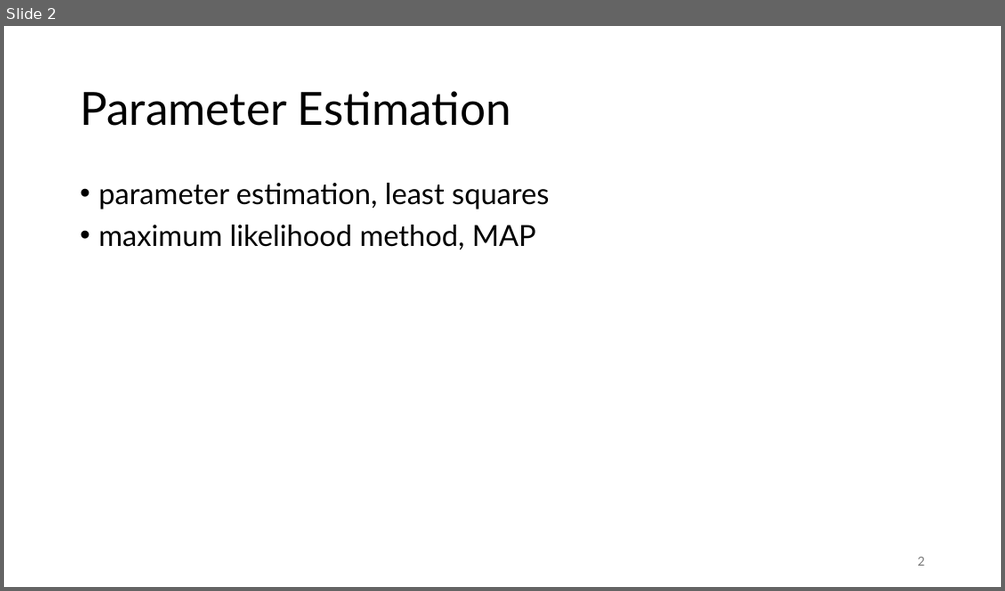
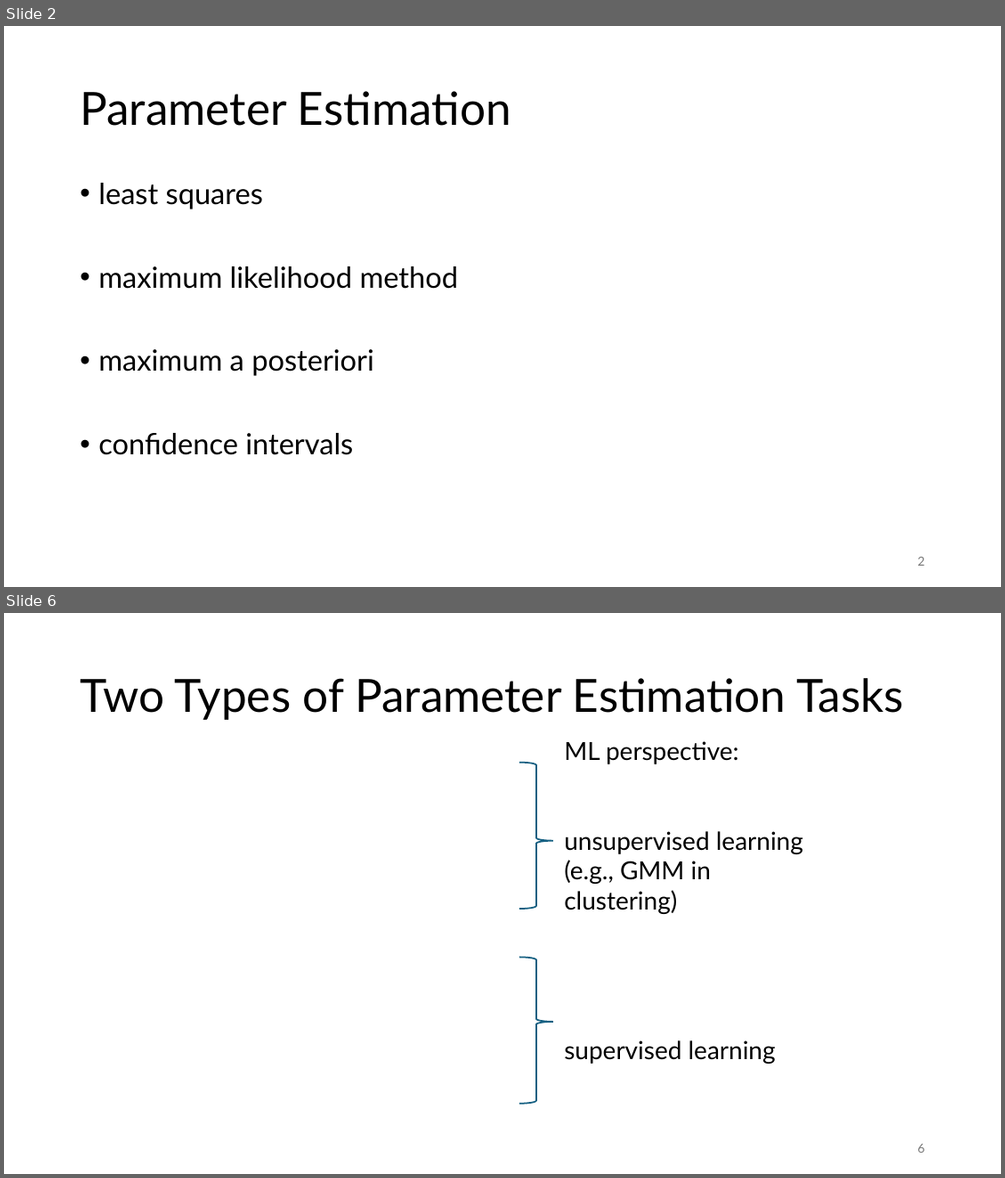
Before and after one commit to FelixWick/data_science, a slide deck: slides/4_parameter_estimation.pptx. Shown one above the other, each under a label of ours: slide 2 before the commit, slides 2 and 6 after it; the slides between them are not shown. The pictures are 1005x591 and 1005x1178 pixels, drawn with LibreOffice and Linux fonts; fonts in the diff are those of the drawing; grey boxes stand for pictures. Boxes give left, top, right and bottom in pixels: in the first picture for what was removed or moved away, otherwise in the second. Text is boxed around its words. In the diff, an @@ line names an element or a change of style, - is before the commit and + after.

Commit message:
parameter estimation slides

```diff
--- a/slides/4_parameter_estimation.pptx
+++ b/slides/4_parameter_estimation.pptx
@@ slide 6 added at (4,613,1001,1174), background #FFFFFF @@
@@ title added at (80,678,904,720), 44 pt, text #000000 @@
+Two Types of Parameter Estimation Tasks
@@ text added at (564,741,803,1063), 24 pt, text #000000 @@
+ML perspective:
+unsupervised learning
+(e.g., GMM in clustering)
+supervised learning
@@ right brace added at (519,763,553,909), outline #156082 1.5 pt @@
@@ right brace added at (519,957,553,1103), outline #156082 1.5 pt @@
@@ page number added at (917,1143,924,1152), 12 pt, text #797979 @@
+6
@@ slide 2 changed as well @@
@@ text at (98,183,459,455): text changed @@
-• parameter estimation, least squares
-• maximum likelihood method, MAP
+• least squares
+• maximum likelihood method
+• maximum a posteriori
+• confidence intervals
```
Also in this commit, not shown: 8 other slides changed, 20 other slides added, 6 slides removed, 2 other files.
